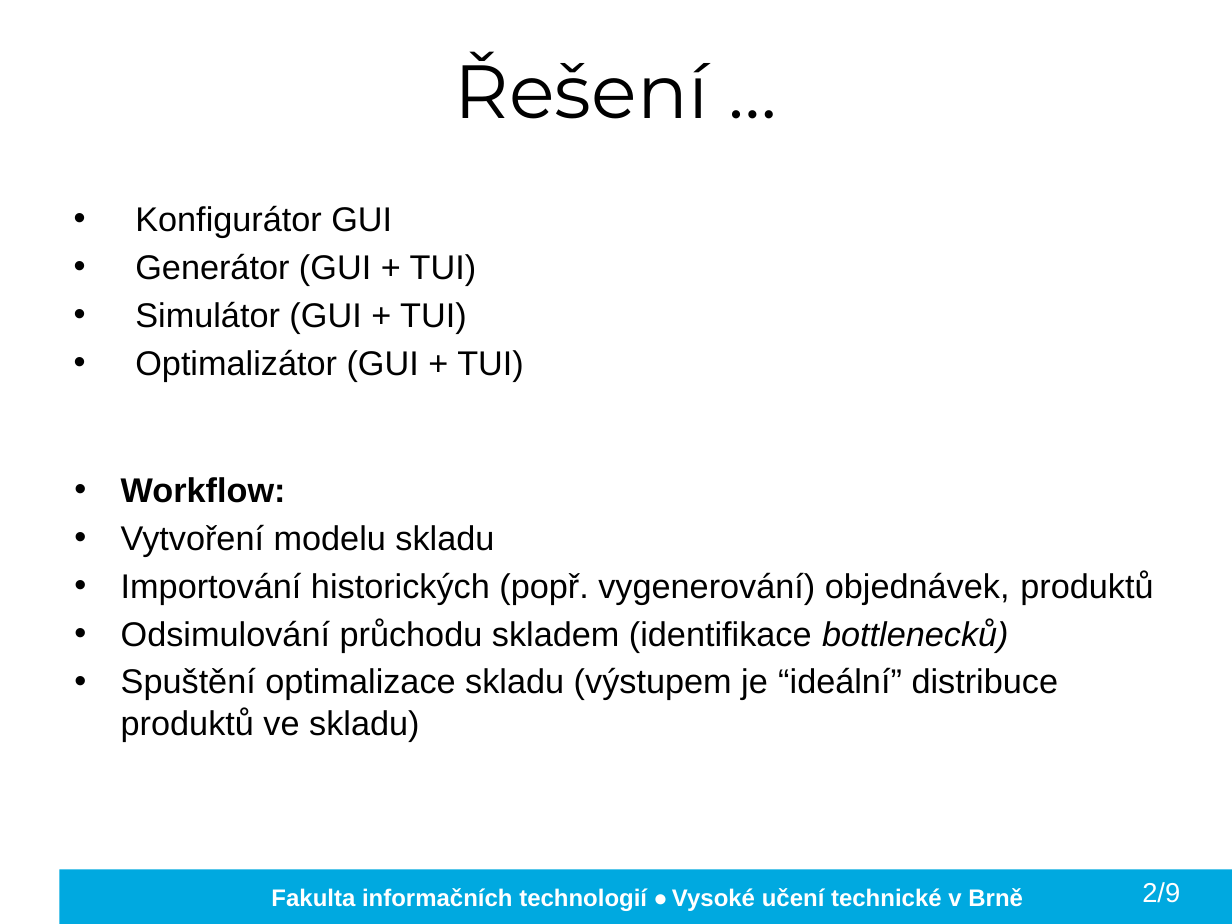
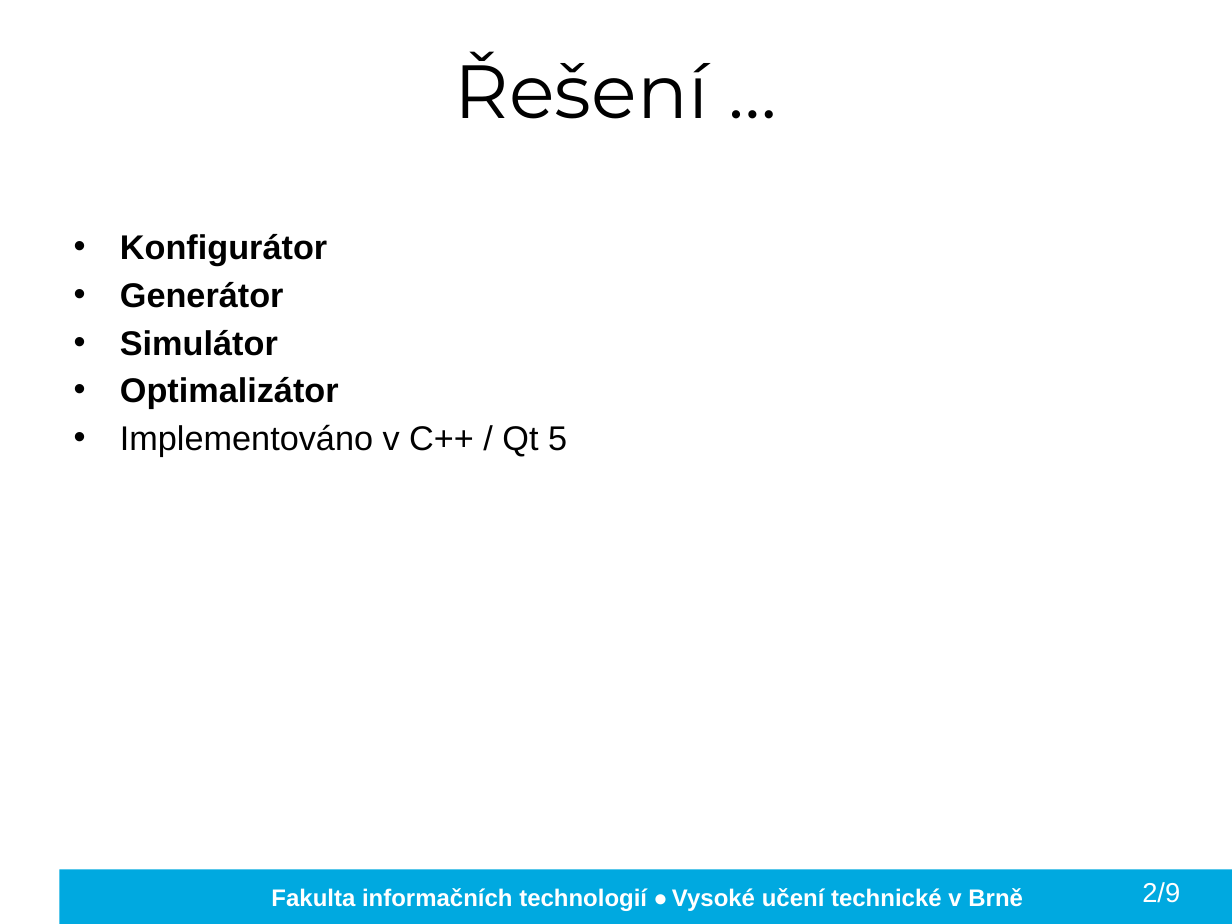
Before and after one commit to kocica/warehouse-manager, a slide deck: slide 3 of doc/xkocic01.pptx. Drawn at 1232x924 pixels with LibreOffice and Linux fonts; fonts in the diff are those of the drawing; background and template pictures are left out. Boxes give left, top, right and bottom in pixels: in the first picture for what was removed or moved away, otherwise in the second. Text is boxed around its words. In the diff, an @@ line names an element or a change of style, - is before the commit and + after.

Commit message:
presentation

```diff
--- a/doc/xkocic01.pptx
+++ b/doc/xkocic01.pptx
@@ text removed at bbox=[135, 205, 524, 381] @@
-• Konfigurátor GUI
-• Generátor (GUI + TUI)
-• Simulátor (GUI + TUI)
-• Optimalizátor (GUI + TUI)
@@ text at bbox=[120, 234, 567, 457]: text changed; bold on @@
-• Workflow:
-• Vytvoření modelu skladu
-• Importování historických (popř. vygenerování) objednávek, produktů
-• Odsimulování průchodu skladem (identifikace bottlenecků)
-• Spuštění optimalizace skladu (výstupem je “ideální” distribuce produktů ve skladu)
+• Konfigurátor
+• Generátor
+• Simulátor
+• Optimalizátor
+• Implementováno v C++ / Qt 5
```
Also in this commit, not shown: 7 other slides changed, 1 slide removed.
